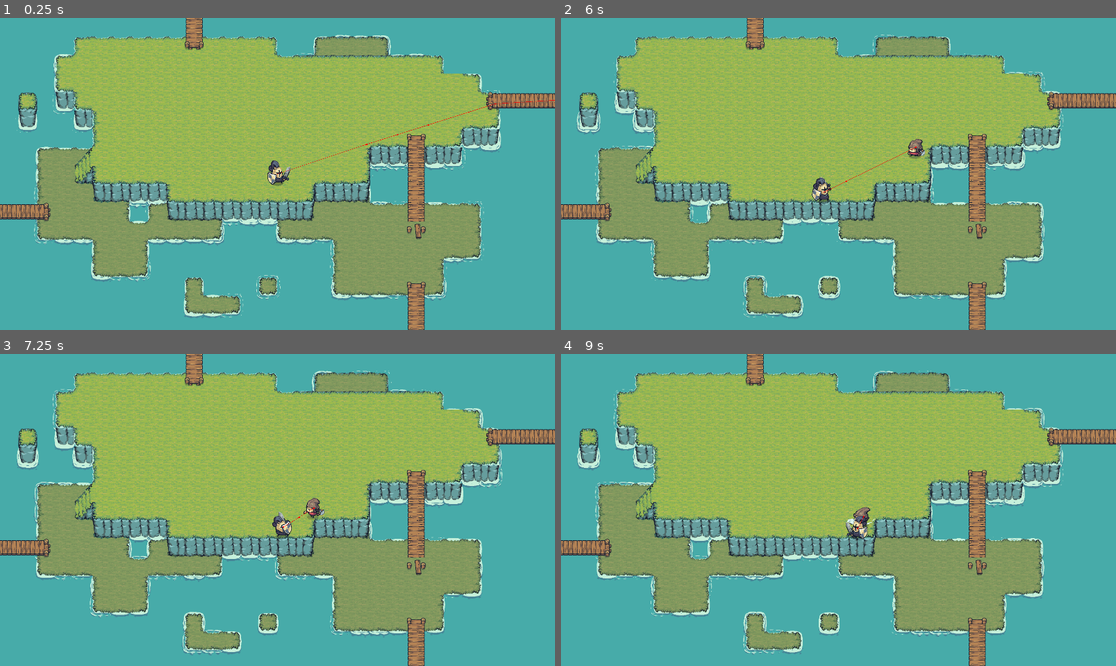
Above: before the commit, frames 1-4 (two rows, left to right).
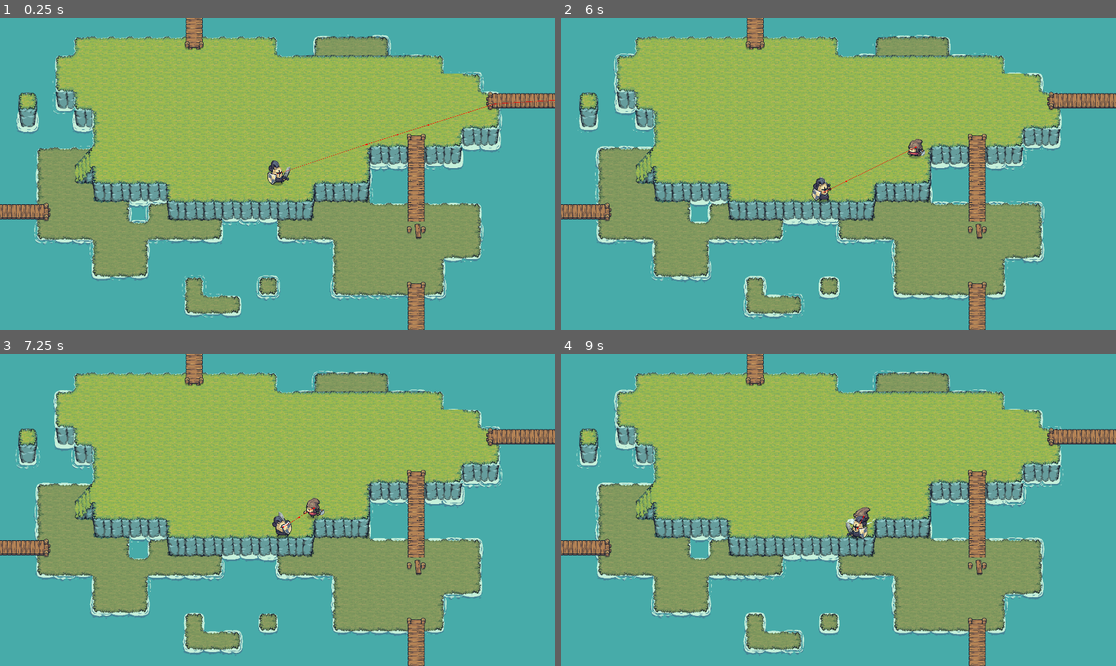
Above: after the commit, the same moments.

Repository: drussillo/Generic-Top-Down-Game-1
Game: Godot game, scene res://scenes/Scene1.tscn
Same seed, same stepped clock (60 frames per second), same inputs: the game is played once before the commit and once after it. Before the commit the project starts from res://Scene1.tscn.
Inputs:
- Up to frame 1 (0.25 s): no input
- Up to frame 2 (6 s): tap Enter at 0.5 s; hold D (Right) 0.53-1.28 s; tap F (Attack) at 0.6, 1.35, 2.3, 2.85, 3.6, 4.55, 5.1, 5.85 s; hold S (Down) 1.28-2.03 s; hold D (Right) 2.03-2.78 s; hold Q (Guard) 2.03-2.78 s; hold W (Up) 2.78-3.53 s; hold A (Left) 3.53-5.03 s; tap Q (Guard) at 4.35 s; hold S (Down) 5.03-5.78 s; hold D (Right) from 5.78 s (still down)
- Up to frame 3 (7.25 s): release D (Right) at 6.53 s; hold W (Up) from 6.53 s (still down); hold Q (Guard) from 6.53 s (still down); tap F (Attack) at 6.8 s
- Up to frame 4 (9 s): release W (Up) at 7.28 s; release Q (Guard) at 7.28 s; hold D (Right) 7.28-8.03 s; tap F (Attack) at 7.35, 8.1 s; hold S (Down) 8.03-8.78 s; hold A (Left) from 8.78 s (still down); tap Q (Guard) at 8.85 s

The runs differ from the first frame. In frame 1, 2.0% of the frame differs, in the area x 2-91%, y 5-97%; in frame 2, 2.1%; in frame 3, 2.0%; in frame 4, 2.2%.

Commit message:
Saved enemy ai as scene

Diff:
--- a/Scene1.tscn
+++ b/scenes/Scene1.tscn
@@ -1,12 +1,11 @@
-[gd_scene load_steps=12 format=4 uid="uid://cllek7l5wxabn"]
+[gd_scene load_steps=11 format=4 uid="uid://cllek7l5wxabn"]
 
-[ext_resource type="SpriteFrames" uid="uid://d202kj3iq8lst" path="res://sprites/playerSprite.tres" id="1_x3g6e"]
-[ext_resource type="Script" uid="uid://bcidpchuk0d7j" path="res://scripts/player.gd" id="2_30lbi"]
-[ext_resource type="TileSet" uid="uid://c7bup6wlfpaoc" path="res://sprites/background.tres" id="3_30lbi"]
-[ext_resource type="SpriteFrames" uid="uid://byrkqok01dcdx" path="res://sprites/pawnAxeSprite.tres" id="4_acvur"]
-[ext_resource type="SpriteFrames" uid="uid://dgid87detdke4" path="res://sprites/damage.tres" id="4_j8b0s"]
-[ext_resource type="Script" uid="uid://cthkkqfoo6pjg" path="res://scripts/enemy_pawn.gd" id="4_ombsg"]
-[ext_resource type="Script" uid="uid://3uajdfdlojyr" path="res://scripts/damage_sprite.gd" id="5_5xdti"]
+[ext_resource type="TileSet" uid="uid://c7bup6wlfpaoc" path="res://sprites/background.tres" id="1_5dv5l"]
+[ext_resource type="Script" uid="uid://bcidpchuk0d7j" path="res://scripts/player.gd" id="2_fw15f"]
+[ext_resource type="SpriteFrames" uid="uid://d202kj3iq8lst" path="res://sprites/playerSprite.tres" id="3_agnij"]
+[ext_resource type="SpriteFrames" uid="uid://dgid87detdke4" path="res://sprites/damage.tres" id="4_d2pwn"]
+[ext_resource type="Script" uid="uid://3uajdfdlojyr" path="res://scripts/damage_sprite.gd" id="5_x0ogb"]
+[ext_resource type="PackedScene" uid="uid://x1p54mi6olv4" path="res://scenes/enemy_pawn.tscn" id="6_6eqy8"]
 
 [sub_resource type="RectangleShape2D" id="RectangleShape2D_30lbi"]
 size = Vector2(43, 21)
@@ -69,44 +68,27 @@
 [node name="Player" type="CharacterBody2D" parent="."]
 position = Vector2(960, 540)
 collision_layer = 2
-script = ExtResource("2_30lbi")
+script = ExtResource("2_fw15f")
 
 [node name="PlayerCollision" type="CollisionShape2D" parent="Player"]
 position = Vector2(-2.5, 19.5)
 shape = SubResource("RectangleShape2D_30lbi")
 
 [node name="Sprite" type="AnimatedSprite2D" parent="Player"]
-sprite_frames = ExtResource("1_x3g6e")
+sprite_frames = ExtResource("3_agnij")
 animation = &"attack1"
 
 [node name="DamageSprite" type="AnimatedSprite2D" parent="Player"]
-sprite_frames = ExtResource("4_j8b0s")
-script = ExtResource("5_5xdti")
+sprite_frames = ExtResource("4_d2pwn")
+script = ExtResource("5_x0ogb")
 
 [node name="AnimationPlayer" type="AnimationPlayer" parent="Player"]
 libraries = {
 &"": SubResource("AnimationLibrary_otot6")
 }
 
-[node name="EnemyPawn" type="CharacterBody2D" parent="."]
-z_index = -1
+[node name="EnemyPawn" parent="." instance=ExtResource("6_6eqy8")]
 position = Vector2(960, 740)
-collision_layer = 0
-collision_mask = 0
-script = ExtResource("4_ombsg")
-
-[node name="EnemyPawnSprite" type="AnimatedSprite2D" parent="EnemyPawn"]
-sprite_frames = ExtResource("4_acvur")
-animation = &"idle"
-frame = 1
-frame_progress = 0.13732724
-
-[node name="EnemyCollision" type="CollisionShape2D" parent="EnemyPawn"]
-position = Vector2(0, 24)
-shape = SubResource("RectangleShape2D_30lbi")
-
-[node name="NavigationAgent2D" type="NavigationAgent2D" parent="EnemyPawn"]
-debug_enabled = true
 
 [node name="NavigationRegion2D" type="NavigationRegion2D" parent="."]
 visible = false
--- /dev/null
+++ b/scenes/enemy_pawn.tscn
@@ -0,0 +1,26 @@
+[gd_scene load_steps=4 format=3 uid="uid://x1p54mi6olv4"]
+
+[ext_resource type="Script" uid="uid://cthkkqfoo6pjg" path="res://scripts/enemy_pawn.gd" id="1_cbncm"]
+[ext_resource type="SpriteFrames" uid="uid://byrkqok01dcdx" path="res://sprites/pawnAxeSprite.tres" id="2_pn8is"]
+
+[sub_resource type="RectangleShape2D" id="RectangleShape2D_30lbi"]
+size = Vector2(43, 21)
+
+[node name="EnemyPawn" type="CharacterBody2D"]
+z_index = -1
+collision_layer = 0
+collision_mask = 0
+script = ExtResource("1_cbncm")
+
+[node name="EnemyPawnSprite" type="AnimatedSprite2D" parent="."]
+sprite_frames = ExtResource("2_pn8is")
+animation = &"idle"
+frame = 1
+frame_progress = 0.13732724
+
+[node name="EnemyCollision" type="CollisionShape2D" parent="."]
+position = Vector2(0, 24)
+shape = SubResource("RectangleShape2D_30lbi")
+
+[node name="NavigationAgent2D" type="NavigationAgent2D" parent="."]
+debug_enabled = true
--- a/scripts/player.gd
+++ b/scripts/player.gd
@@ -53,6 +53,7 @@
 		guarding = false
 
 	if Input.is_action_just_pressed("Attack"):
+		# TODO hit opponent
 		current_anim = ["attack1", "attack2"].pick_random()
 		attacking = true
 
@@ -73,6 +74,5 @@
 func _physics_process(delta: float) -> void:
 	_input(0)
 	_animate()
-
 	velocity *= delta
 	move_and_slide()
Not shown: 1 places in scenes/Scene1.tscn that only renumber resources
